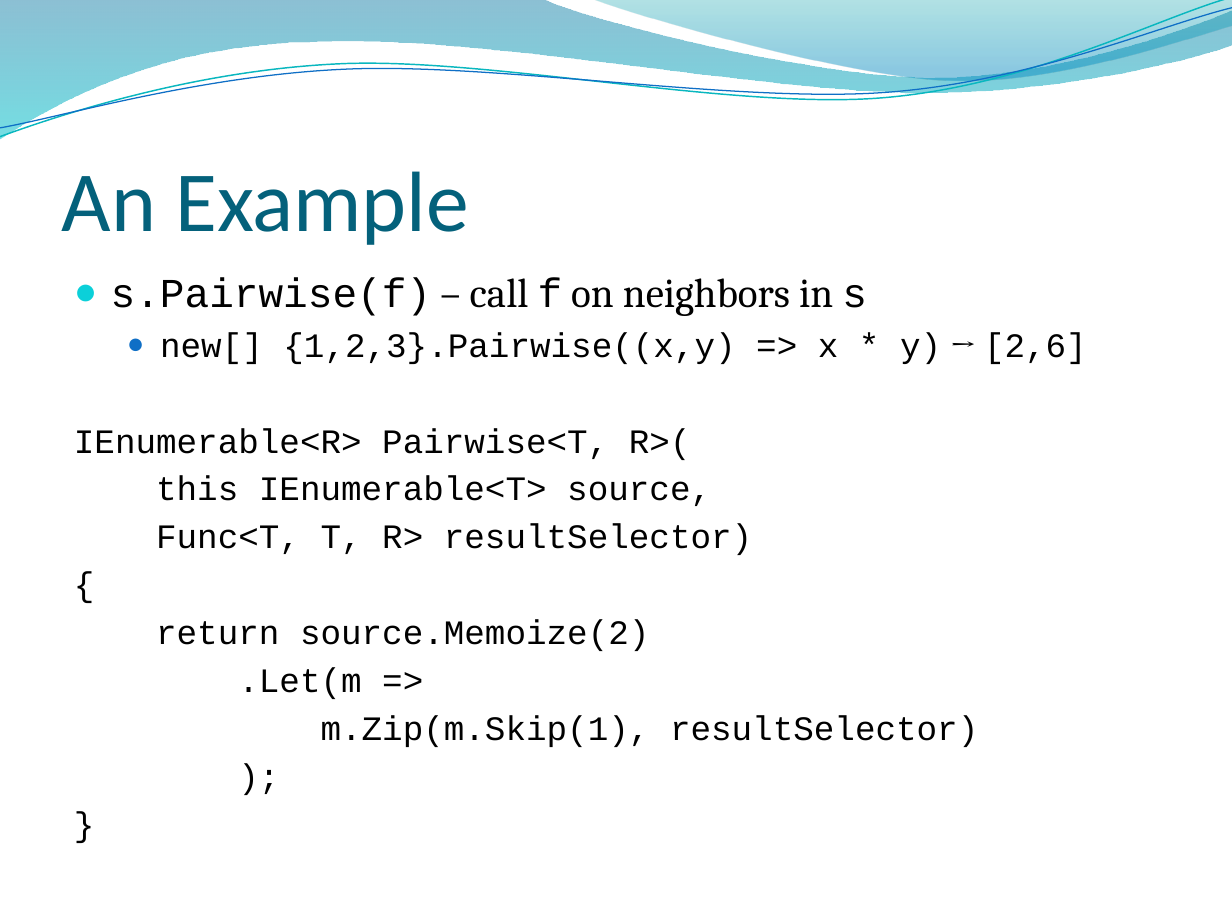
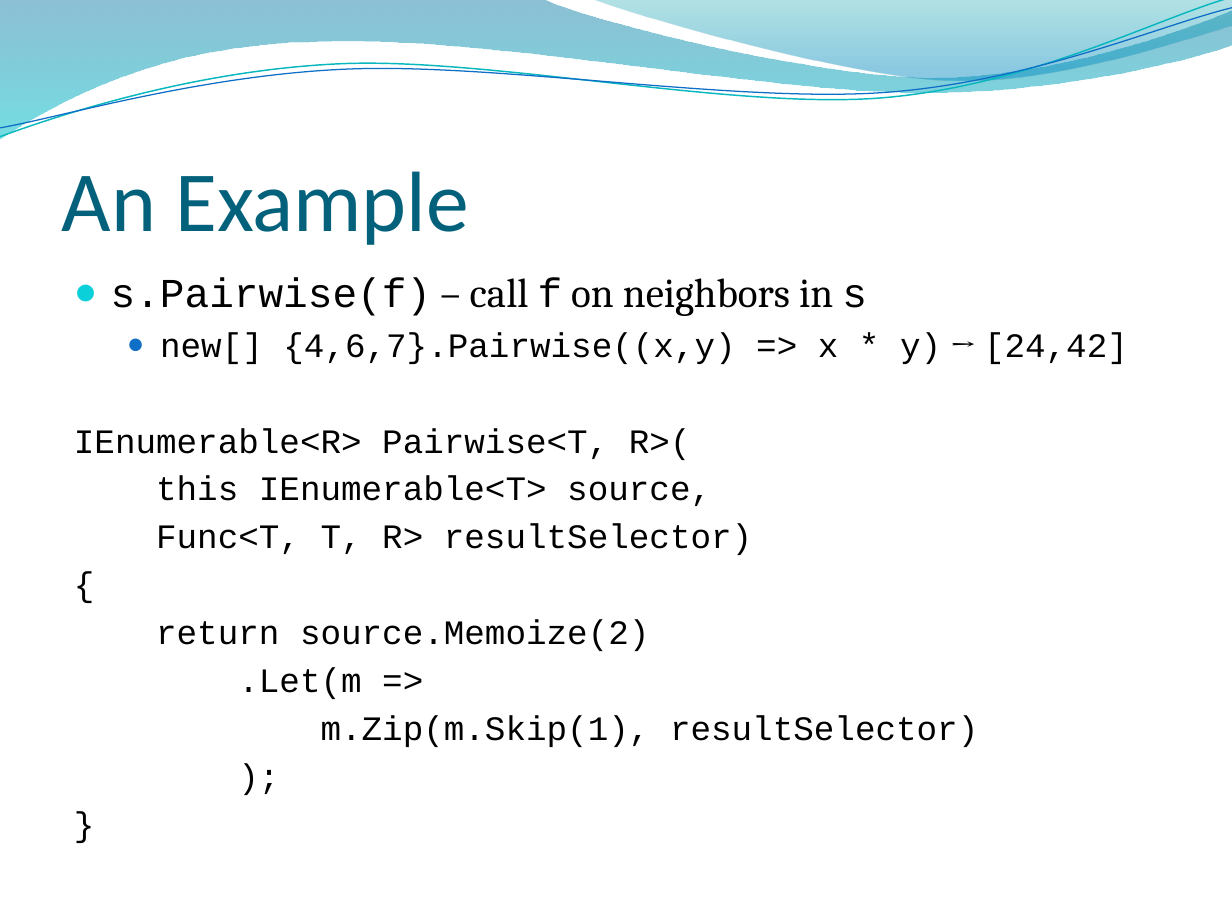
Before and after one commit to dahlbyk/Presentations, a slide deck: slide 26 of LINQ2/KDahlby.201008.STLDODN.LINQ2.pptx. Drawn at 1232x924 pixels with LibreOffice and Linux fonts; fonts in the diff are those of the drawing; background and template pictures are left out. Boxes give left, top, right and bottom in pixels: in the first picture for what was removed or moved away, otherwise in the second. Text is boxed around its words. In the diff, an @@ line names an element or a change of style, - is before the commit and + after.

```diff
--- a/LINQ2/KDahlby.201008.STLDODN.LINQ2.pptx
+++ b/LINQ2/KDahlby.201008.STLDODN.LINQ2.pptx
@@ text at [160,332,1128,364]: text changed @@
-  ● new[] {1,2,3}.Pairwise((x,y) => x * y) → [2,6]
+  ● new[] {4,6,7}.Pairwise((x,y) => x * y) → [24,42]
```
Also in this commit, not shown: 1 other slide changed, 6 other files.
